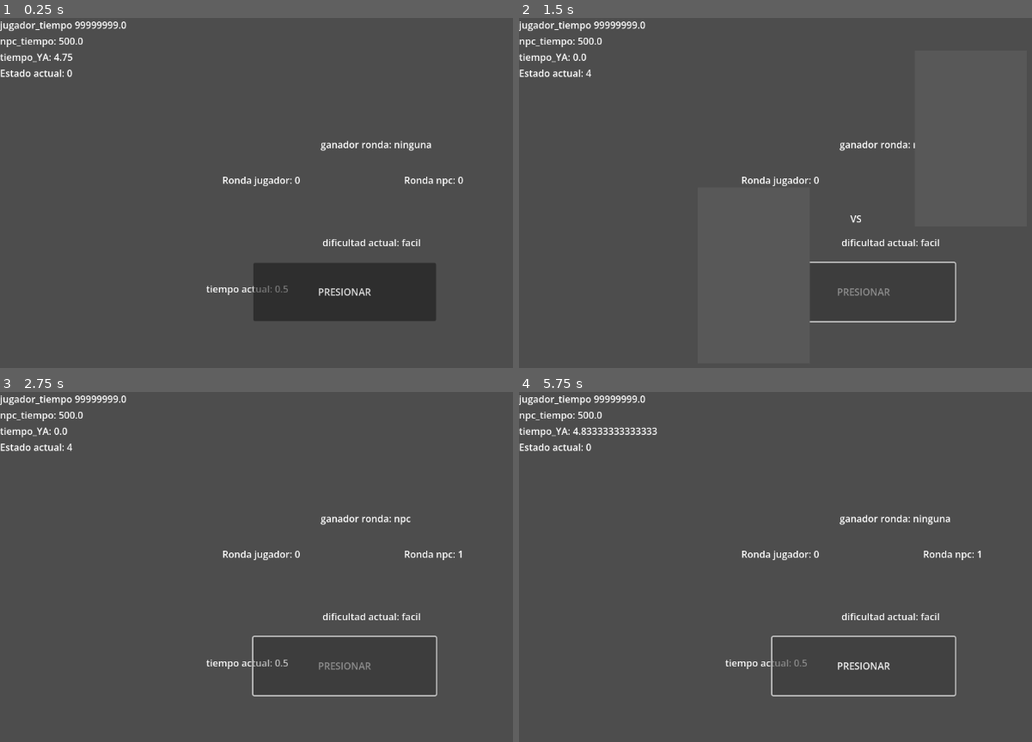
Above: before the commit, frames 1-4 (two rows, left to right).
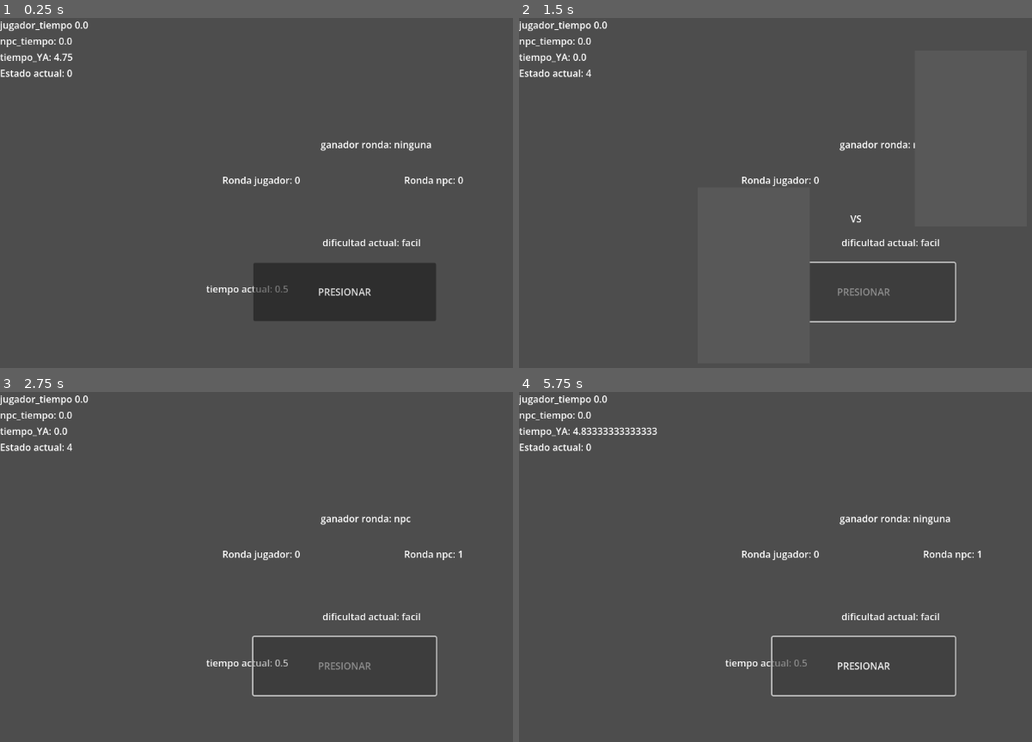
Above: after the commit, the same moments.

Repository: indira0003/godot-4.6-Clik_and_reaction
Game: Godot game, scene res://Escena_principal/Escena_principal.tscn
The game is run twice, just before and just after one commit, with the same random seed, the same clock (stepped at 60 frames per second) and the same inputs.
Inputs:
- Up to frame 1 (0.25 s): no input
- Up to frame 2 (1.5 s): click "PRESIONAR" at 0.5 s; tap Enter (ui_accept) at 1.25 s; hold Right (ui_right) from 1.28 s (still down)
- Up to frame 3 (2.75 s): tap Enter (ui_accept) at 1.52, 2, 2.27 s; release Right (ui_right) at 2.03 s
- Up to frame 4 (5.75 s): tap Enter (ui_accept) at 2.75, 3.5, 3.77, 4.25, 4.52, 5, 5.27 s; hold Right (ui_right) 2.78-4.28 s

The runs differ from the first frame. In frame 1, 0.2% of the frame differs, in the area x 11-25%, y 0-8%; in frame 2, 0.2%; in frame 3, 0.2%; in frame 4, 0.2%.
Error after the commit: Invalid call. Nonexistent function 'convertir_tiempo_a_segundos' in base 'Node2D (System_timers)'. (res://Game/GAME.gd:162)

Commit message:
Renombrar/modificar/borrar

Diff:
--- a/Clases-molders/Game_session.gd
+++ b/Clases-molders/Game_session.gd
@@ -31,14 +31,14 @@
 	elif ronda_npc_score >= rondas:
 		ganador_definitivo = GameManager.Ganador.npc
 
-func sumar_quien_gana_ronda():
+func sumar_quien_gana_ronda(reglas: int):
 
 	if reaccion_jugador < reaccion_npc:
 		ganador_ronda = GameManager.Ganador.jugador
-		aumentar_score_jugador()
+		aumentar_score_jugador(reglas)
 	else:
 		ganador_ronda = GameManager.Ganador.npc
-		aumentar_score_npc()
+		aumentar_score_npc(reglas)
 
 func set_dificult(dificultad: GameManager.Dificultad):
 						#region Nota
@@ -69,13 +69,13 @@
 	reaccion_npc = segundos #convertir el tiempo del npc en miliSegundos
 	reaccion_jugador = 99999999
 
-func aumentar_score_jugador():
-	if ronda_jugador_score >=3:
+func aumentar_score_jugador(reglas: int):
+	if ronda_jugador_score >=reglas:
 		return
 	ronda_jugador_score += 1
 
-func aumentar_score_npc():
-	if ronda_npc_score >=3:
+func aumentar_score_npc(reglas: int):
+	if ronda_npc_score >=reglas:
 		return
 	ronda_npc_score += 1
 
--- a/Clases-molders/Reglas_juego.gd
+++ b/Clases-molders/Reglas_juego.gd
@@ -61,6 +61,3 @@
 func mili_Segundos(dificultad: GameManager.Dificultad):
 	var segundos = tiempo_diferente_por_dificultad(dificultad) * 1000 #<--- REGLAS DEL JUEGO
 	return segundos
-
-func rondas_para_Win():
-	return rondas_para_ganar
--- a/Game/GAME.gd
+++ b/Game/GAME.gd
@@ -46,8 +46,8 @@
 
 		GameManager.Estado_juego.RESULTADO:
 			sistema_tiempo.parar_todos_los_timers()
-			session_game.sumar_quien_gana_ronda()
-			session_game.decidir_ganador_definitivo(reglas.rondas_para_Win()) #opcional si ganas
+			session_game.sumar_quien_gana_ronda(reglas.rondas_para_ganar)
+			session_game.decidir_ganador_definitivo(reglas.rondas_para_ganar) #opcional si ganas
 			ir_a_estado(GameManager.Estado_juego.ANIMACION)
 
 
@@ -106,7 +106,7 @@
 	if session_game.estado_actual != GameManager.Estado_juego.YA:
 		return
 
-	session_game.hacer_ganar_al_npc_si_pierdes(sistema_tiempo.convertir_tiempo_a_segundos())
+	session_game.hacer_ganar_al_npc_si_pierdes(sistema_tiempo.convertir_tiempo_npc_a_ms())
 	ir_a_estado(GameManager.Estado_juego.RESULTADO)
 
 
--- a/tiempo_sistema/system_timers.gd
+++ b/tiempo_sistema/system_timers.gd
@@ -35,6 +35,6 @@
 func esperar_tiempo_NPC(segundos: float):
 	timer_npc.wait_time = segundos
 
-func convertir_tiempo_a_segundos():
+func convertir_tiempo_npc_a_ms():
 	var tiempo_a_segundos = timer_npc.wait_time * 1000
 	return tiempo_a_segundos
